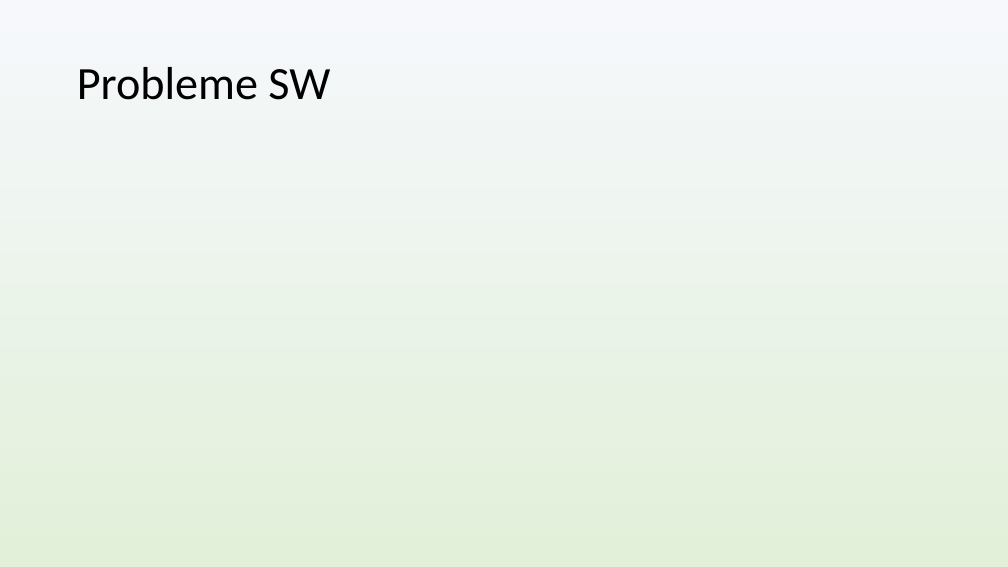
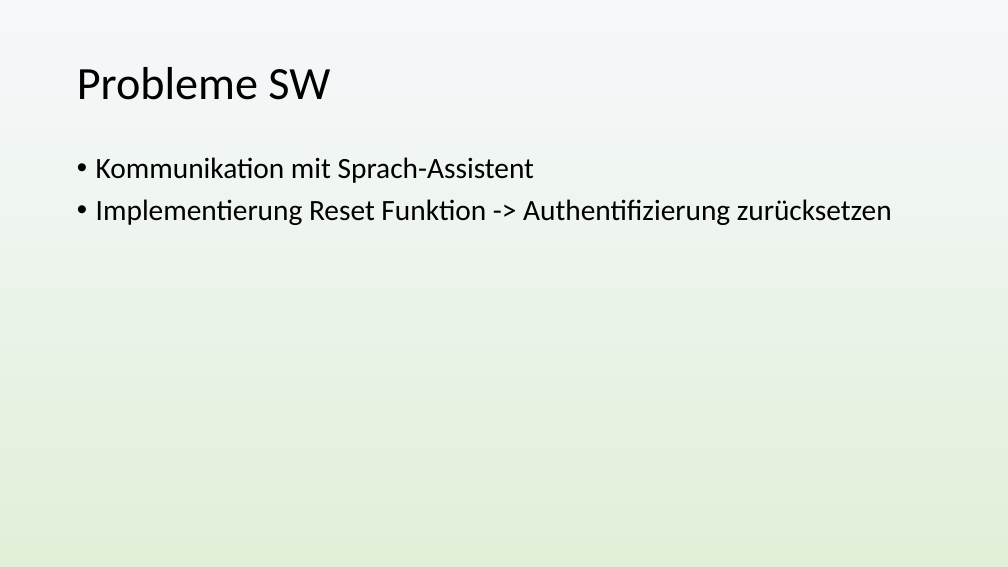
Before and after one commit to nussinussi/Projekt6Thesis, a slide deck: slide 6 of Präsentation/Zwischenpräsi.pptx. Drawn at 1008x567 pixels with LibreOffice and Linux fonts; fonts in the diff are those of the drawing. Boxes give left, top, right and bottom in pixels: in the first picture for what was removed or moved away, otherwise in the second. Text is boxed around its words. In the diff, an @@ line names an element or a change of style, - is before the commit and + after.

```diff
--- a/Präsentation/Zwischenpräsi.pptx
+++ b/Präsentation/Zwischenpräsi.pptx
@@ text added at bbox=[96, 157, 892, 225], 28 pt, text #000000 @@
+• Kommunikation mit Sprach-Assistent
+• Implementierung Reset Funktion -> Authentifizierung zurücksetzen
```
Also in this commit, not shown: 1 other file.
